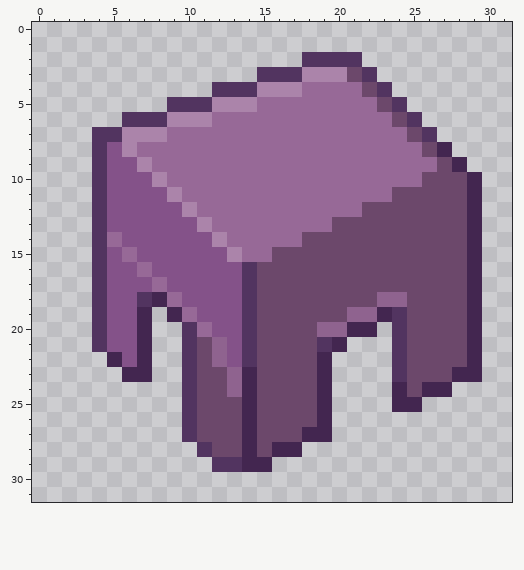
Two versions of one pixel-art sprite, textures/items/shulker_shell.png. The picture above is the old version.
The file is 32x32 pixels.
And afterwards:
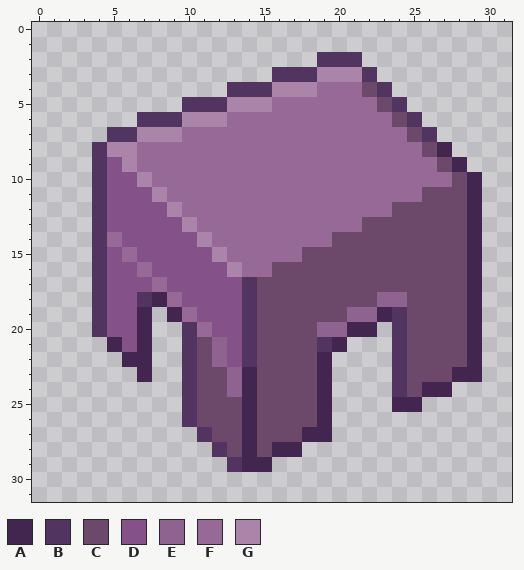
Palette (. is transparent): A #432650  B #523460  C #6c486b  D #845289  E #8f638f  F #976997  G #ab84aa
The edit:
y 2: x 18 B -> .
y 3: x 15 B -> .; x 18 G -> B; x 21 C -> G
y 4: x 12 B -> .; x 15 G -> B; x 18 F -> G
y 5: x 9 B -> .; x 12 G -> B; x 15 F -> G
y 6: x 6 B -> .; x 9 G -> B; x 12 F -> G
y 7: x 4 B -> .; x 6 G -> B; x 9 F -> G
y 8: x 5 D -> G
y 9: x 6..7 DG -> GF
y 10: x 7..8 DG -> GF; x 26..27 CC -> FF
y 11: x 8..9 DG -> GF; x 24..25 CC -> FF
y 12: x 9..10 DG -> GF; x 22..23 CC -> FF
y 13: x 10..11 DG -> GF; x 20..21 CC -> FF
y 14: x 11..12 DG -> GF; x 18..19 CC -> FF
y 15: x 12..13 DG -> GF; x 16..17 CC -> FF
y 16: x 13..15 DBC -> GFF
y 21: x 4..5 BD -> .A
y 22: x 5..6 AD -> .A
y 23: x 6 A -> .
y 24: x 24 A -> B
y 27: x 10..11 BC -> .B
y 28: x 11..12 BC -> .B
y 29: x 12 B -> .
Where, in picture pixels (left, top, right, bottom), the same in both pictures:
changed: (92, 52, 452, 277)
changed: (92, 337, 137, 382)
changed: (392, 382, 407, 397)
changed: (182, 427, 227, 472)
